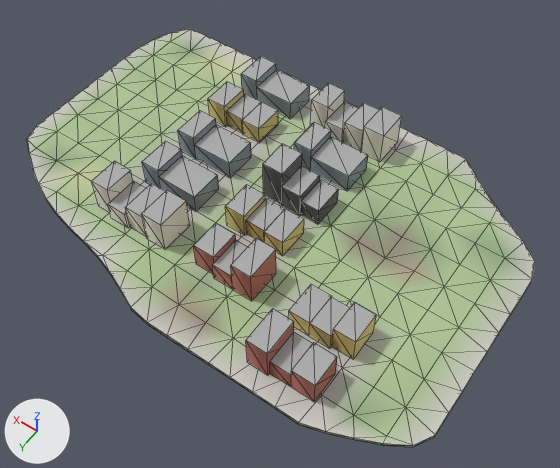
An edit to the glTF model godot_project/remake/sky/islands/SKY-012.lod1.glb, drawn before and after from the same camera.
The view is the same before and after, from a 50 mm camera at (-119.0, 157.0, 228.0) aimed at (-9.0, 3.0, -14.0). Lighting does not change. The marker at lower left points along +X, +Y and +Z. The older version comes first. Mesh edges are drawn as thin lines.

Objects in the first picture: 'buildings', 'deck', 'rock'.
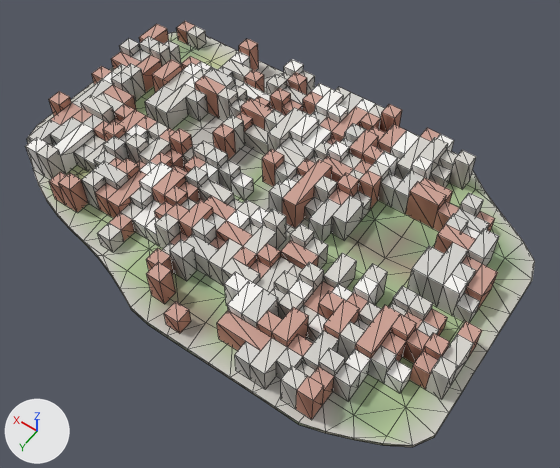
Patch to the scene script:
```diff
--- a/godot_project/remake/sky/islands/SKY-012.lod1.glb.py
+++ b/godot_project/remake/sky/islands/SKY-012.lod1.glb.py
@@ me_warren_hull @@
+me_warren_hull.from_pydata(...)  # 1353 vertices, 2860 faces; spans x -96.0..96.0, y -60.0..66.0, z 0.0..13.0
+me_warren_hull.materials.append(mat_sky_lod_bldg)
@@ ob_buildings @@
-ob_buildings = bpy.data.objects.new('buildings', me_buildings)
-ob_buildings.location = (0.0, 0.0, 0.0)
@@ ob_warren_hull @@
+ob_warren_hull = bpy.data.objects.new('warren_hull', me_warren_hull)
+ob_warren_hull.location = (0.0, 0.0, 0.0)
```

Boxes (x1, y1, x2, y2) around the edits, measured in the pictures (560 x 468 px):
'warren_hull', added: after (25, 21, 499, 419)
'buildings', deleted: before (92, 56, 402, 401)
'deck', unchanged, covered by the edit: before (27, 29, 535, 446); after (27, 32, 535, 446)
